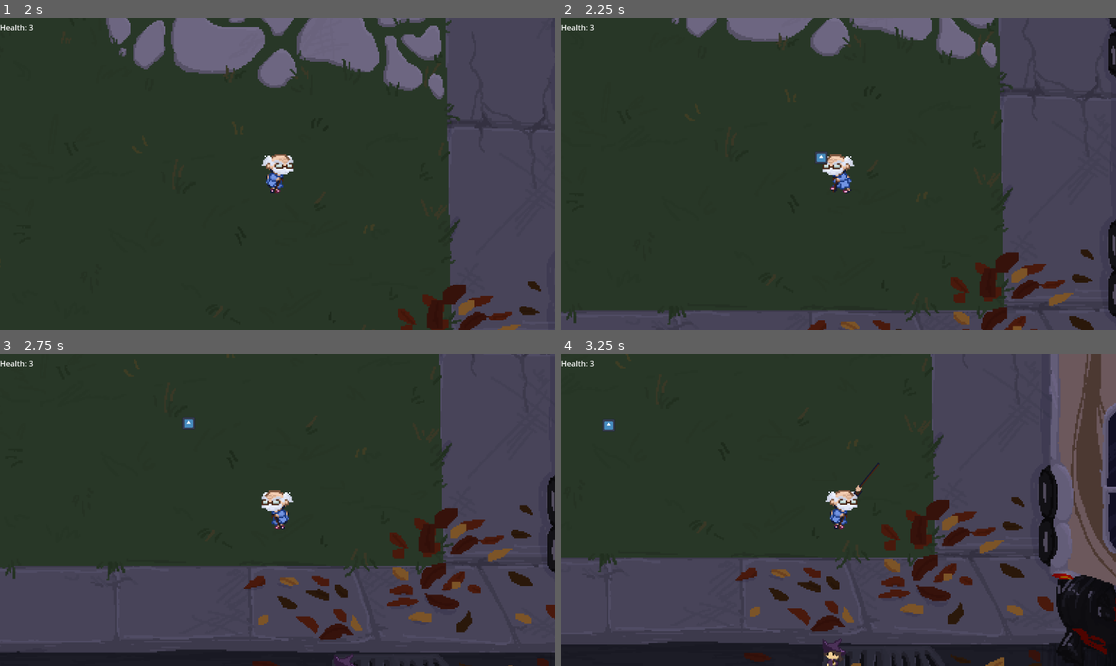
Above: before the commit, frames 1-4 (two rows, left to right).
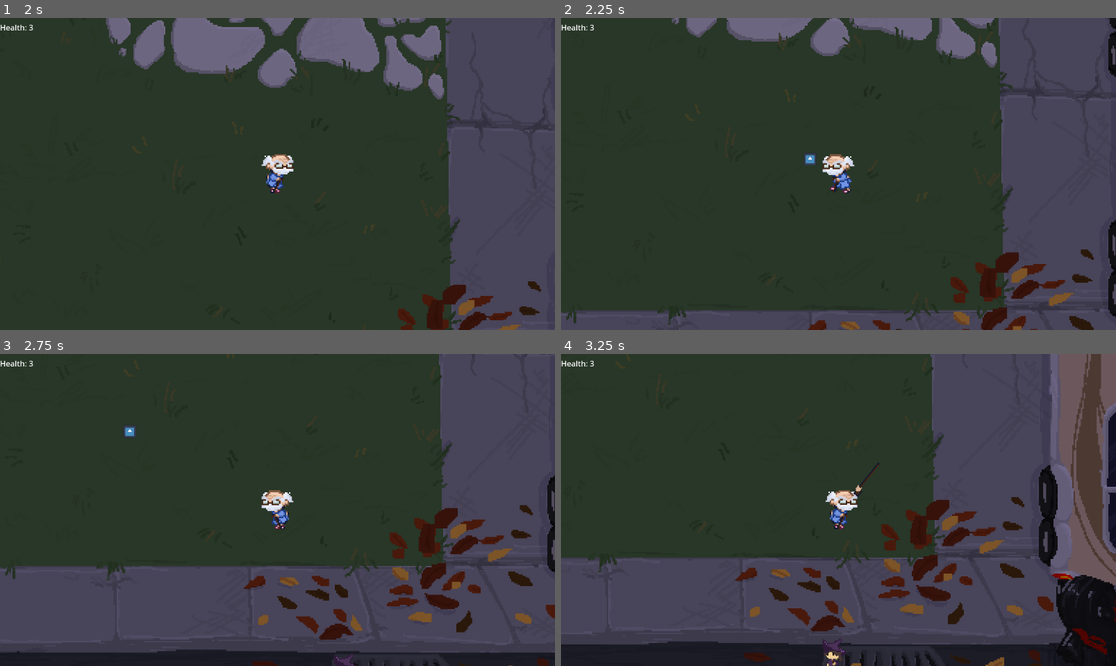
Above: after the commit, the same moments.

Repository: kschulz20/scream-jam-2024
Game: Godot game, scene res://src/UI/main_menu.tscn
The game is run twice, just before and just after one commit, with the same random seed, the same clock (stepped at 60 frames per second) and the same inputs. The engine's default icon, where the game draws it, is replaced by a stand-in: a white triangle on a blue panel in a dark square. Sound files missing from this copy of the repository are replaced by a short silence.
Inputs (mouse positions are in pixels of both pictures, inside the frame that each line leads up to):
- Up to frame 1 (2 s): click "PLAY" at 0.5 s; tap Enter (restart) at 1.25 s; move the mouse to (399, 158) at 1.27 s; hold D (move_right) from 1.28 s (still down); click (399, 158) at 1.35 s
- Up to frame 2 (2.25 s): move the mouse to (727, 189) at 2.02 s; release D (move_right) at 2.03 s; hold S (move_down) from 2.03 s (still down); right-click (727, 189) at 2.1 s
- Up to frame 3 (2.75 s): keep holding S (move_down)
- Up to frame 4 (3.25 s): move the mouse to (894, 441) at 2.77 s; release S (move_down) at 2.78 s; hold D (move_right) from 2.78 s (still down); click (894, 441) at 2.85 s

Frame 1 is identical in both runs. In frame 2, 0.2% of the frame differs, in the area x 43-49%, y 42-48%; in frame 3, 0.2%, in the area x 22-36%, y 20-27%; in frame 4, less than 0.1%.

Commit message:
adjusted projectile speed and hitbox

Diff:
--- a/src/Entities/Projectile/projectile.gd
+++ b/src/Entities/Projectile/projectile.gd
@@ -1,7 +1,7 @@
 extends Area2D
 
 @export var damage = 2;
-var speed = 300
+var speed = 500
 var heading :Vector2 = Vector2(1.0, 0.0)
 var team = ""
 
--- a/src/Entities/Projectile/projectile.tscn
+++ b/src/Entities/Projectile/projectile.tscn
@@ -4,7 +4,7 @@
 [ext_resource type="Texture2D" uid="uid://bj7l42iw8ukom" path="res://assets/player/icon.svg" id="2_d01vg"]
 
 [sub_resource type="CircleShape2D" id="CircleShape2D_0jaxg"]
-radius = 21.4286
+radius = 18.5715
 
 [node name="PlayerProjectile" type="Area2D"]
 position = Vector2(570, 451)
